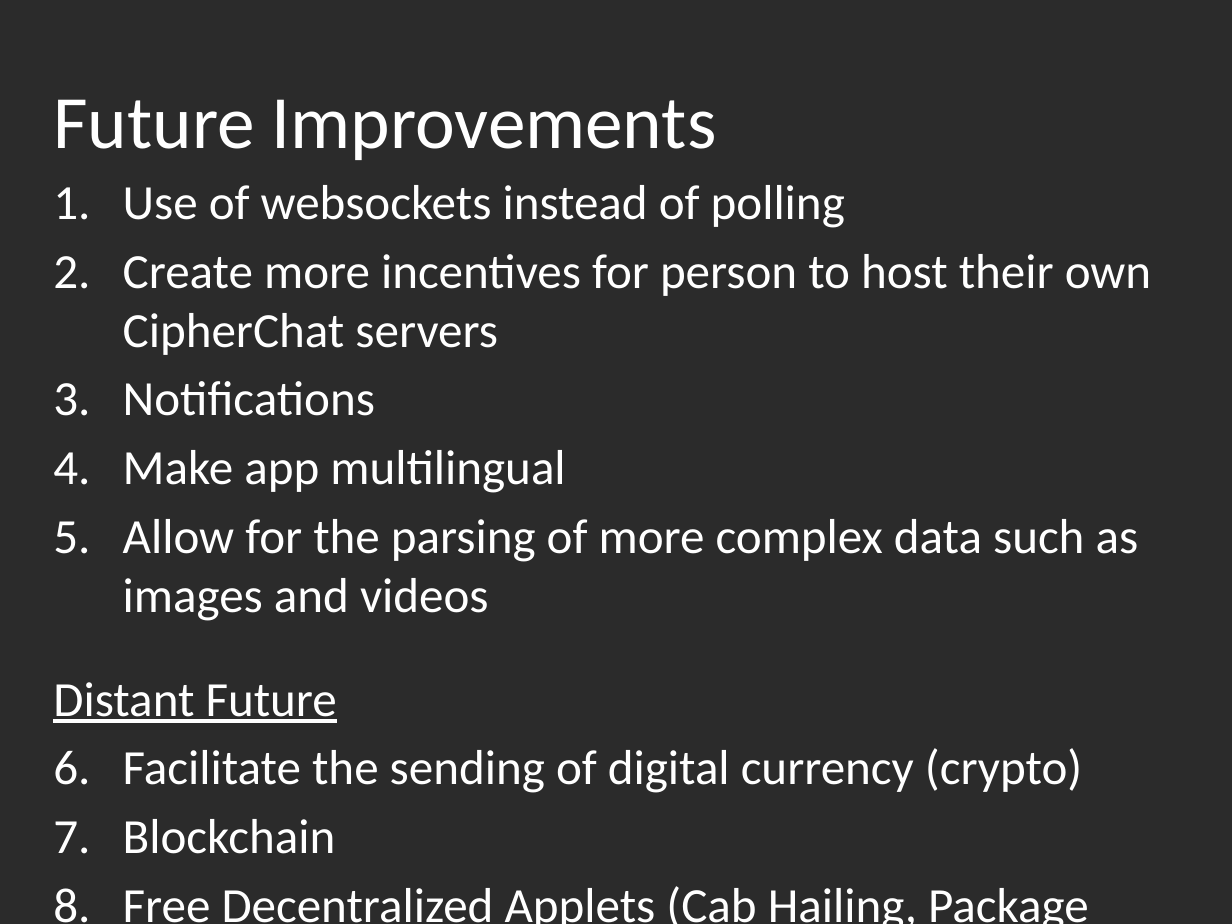
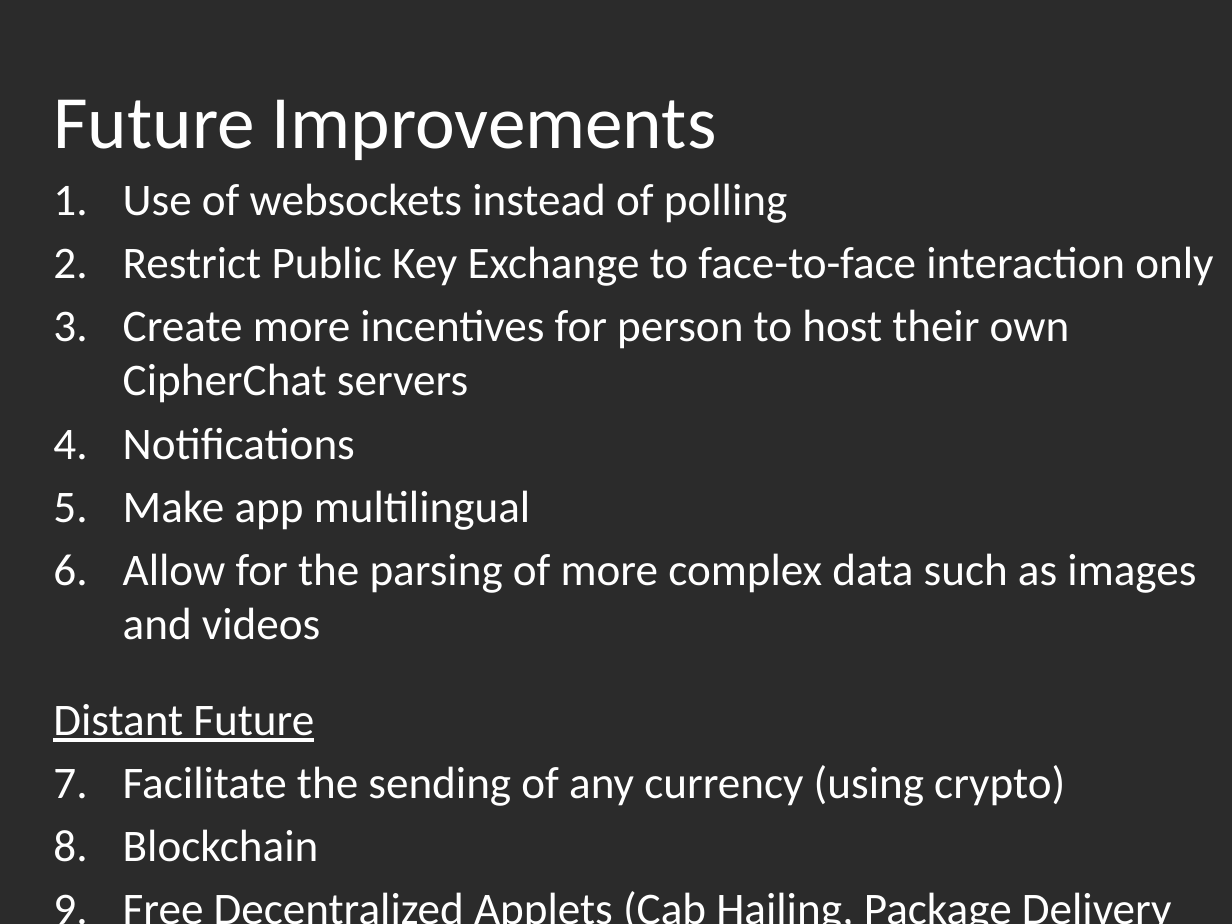
Before and after one commit to otboss/Mobile-Application-Tech-Year-3-Semester-2, a slide deck: slide 13 of SWEN3004/CipherChat Presentation.pptx (slide 12 before the commit). Drawn at 1232x924 pixels with LibreOffice and Linux fonts; fonts in the diff are those of the drawing; background and template pictures are left out; a plain dark background stands for a picture behind light text. Boxes give left, top, right and bottom in pixels: in the first picture for what was removed or moved away, otherwise in the second. Text is boxed around its words. In the diff, an @@ line names an element or a change of style, - is before the commit and + after.

```diff
--- a/SWEN3004/CipherChat Presentation.pptx
+++ b/SWEN3004/CipherChat Presentation.pptx
@@ subtitle at (53,183,1196,862): size 28.7 to 26.4 pt in "Use of websockets instead of polling", "Create more incentives for person to host ...", "Notifications", "Make app multilingual" and 4 more places @@
@@ subtitle at (123,246,1213,286): paragraph added @@
+2. Restrict Public Key Exchange to face-to-face interaction only
@@ subtitle at (123,765,1065,806): text changed; size 28.7 to 26.4 pt @@
-1. Facilitate the sending of digital currency (crypto)
+1. Facilitate the sending of any currency (using crypto)
```
Also in this commit, not shown: 1 other slide changed, 1 slide added, 11 other files.
